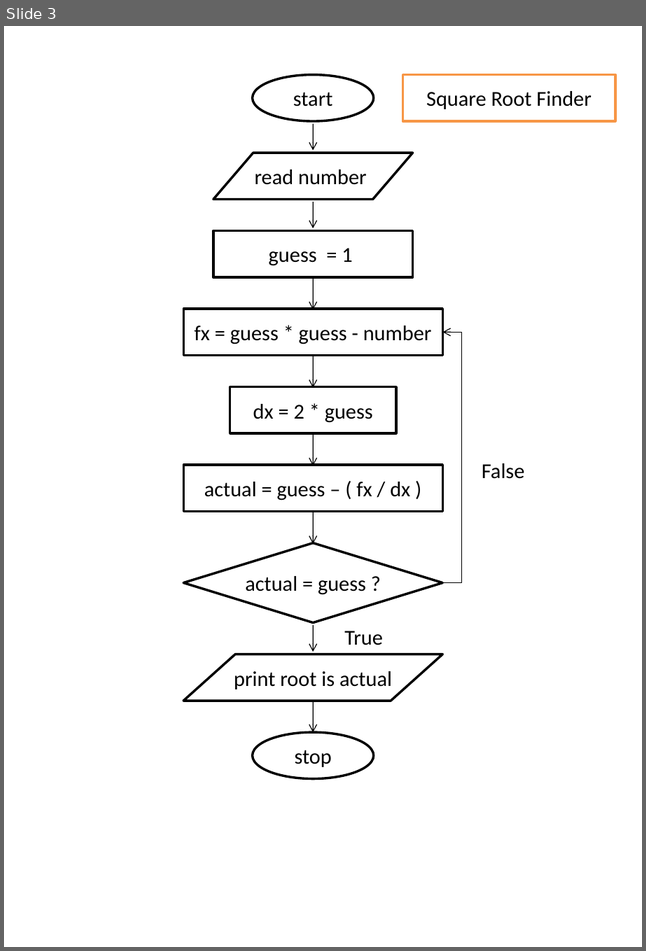
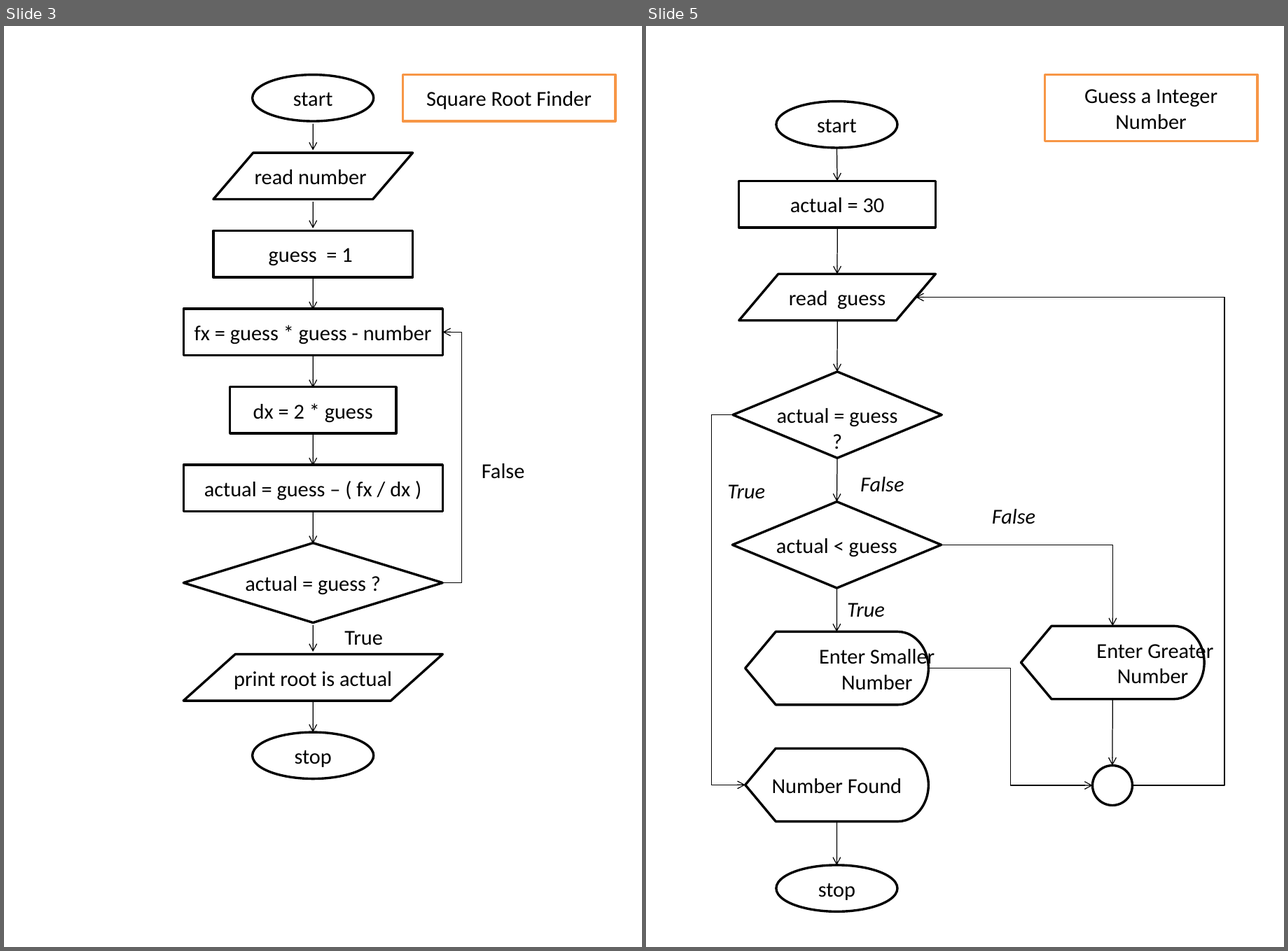
Before and after one commit to rajasekaran36/GE8151-Problem-Solving-and-Python-Programming, a slide deck: Slides/Unit 1/Flow-Charts.pptx. Shown side by side, each under a label of ours: slide 3 before the commit, slides 3 and 5 after it; the slides between them are not shown. The pictures are 646x951 and 1288x951 pixels, drawn with LibreOffice and Linux fonts; fonts in the diff are those of the drawing. Boxes give left, top, right and bottom in pixels: in the first picture for what was removed or moved away, otherwise in the second. Text is boxed around its words. In the diff, an @@ line names an element or a change of style, - is before the commit and + after.

```diff
--- a/Slides/Unit 1/Flow-Charts.pptx
+++ b/Slides/Unit 1/Flow-Charts.pptx
@@ slide 5 added at <box>646,26,1284,947</box>, background #FFFFFF @@
@@ rectangle added at <box>1045,74,1257,141</box>, fill #FFFFFF, outline #F79646 2 pt, 18 pt, text #000000 @@
+Guess a Integer Number
@@ group added at <box>712,102,1224,912</box>: 7 arrows, 4 elbow arrows, 4 texts, 3 ellipses, 3 flow chart displays, 2 diamonds, 1 flow chart input output, 1 rectangle @@
+start
+read guess
+actual = guess
+?
+actual = 30
+actual < guess
+Enter Smaller
+Number
+Enter Greater
+Number
+Number Found
+stop
+True
+False
+False
+True
```
Also in this commit, not shown: 1 slide changed, 3 other slides added, 8 other files.
